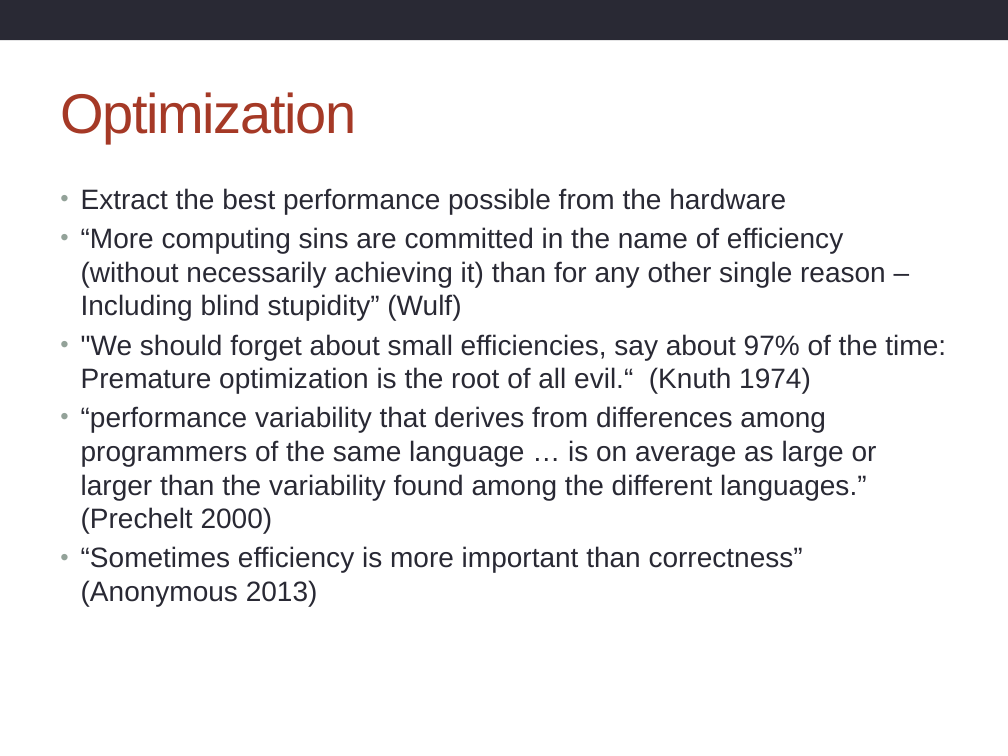
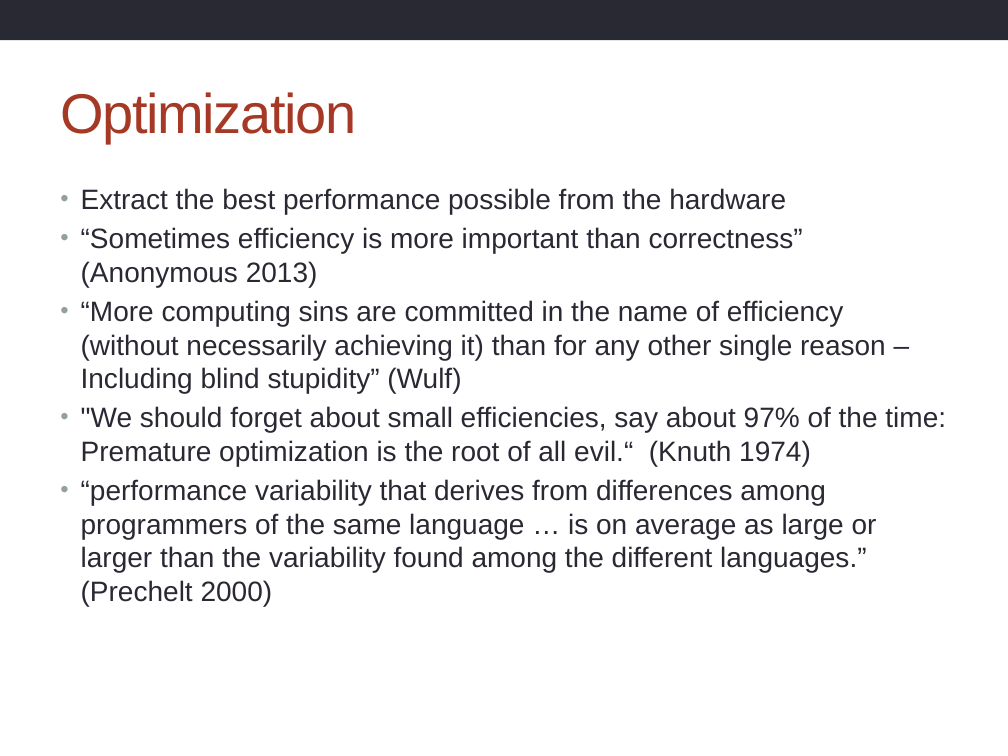
Before and after one commit to hpcarcher/2014-09-16-imperial, a slide deck: slide 3 of archer/Introduction.pptx. Drawn at 1008x756 pixels with LibreOffice and Linux fonts; fonts in the diff are those of the drawing; background and template pictures are left out. Boxes give left, top, right and bottom in pixels: in the first picture for what was removed or moved away, otherwise in the second. Text is boxed around its words. In the diff, an @@ line names an element or a change of style, - is before the commit and + after.

```diff
--- a/archer/Introduction.pptx
+++ b/archer/Introduction.pptx
@@ text at box(81, 227, 803, 287): paragraph added @@
+• “Sometimes efficiency is more important than correctness” (Anonymous 2013)
@@ text at box(81, 546, 803, 606): paragraph removed @@
-• “Sometimes efficiency is more important than correctness” (Anonymous 2013)
```
